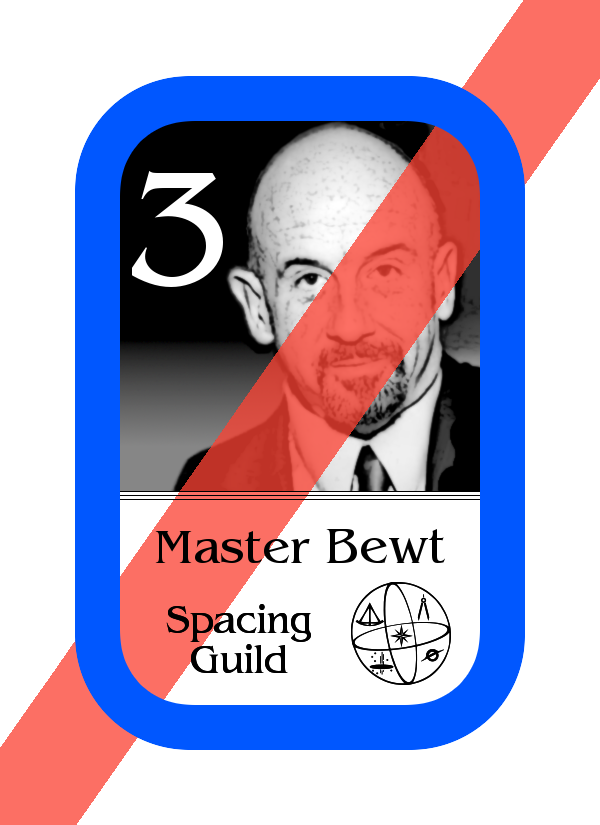
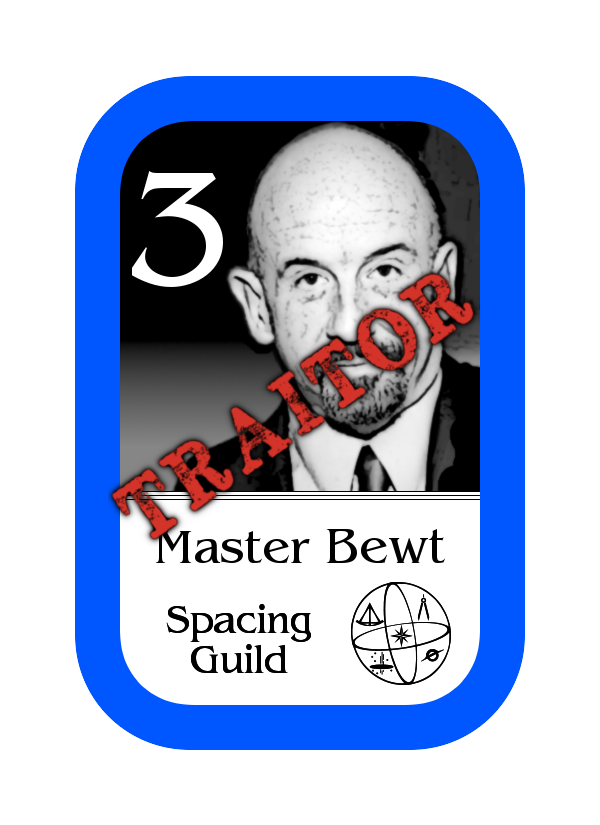
Layered file, before and after one edit (600x825). Changes by layer:
added group "traitor group copy" with 3 layers above "new Spacing Guild" over [108, 262, 482, 551]
added layer "TRAITOR rotated" in group "traitor group copy" over [111, 272, 475, 541]
added layer "TRAITOR rotated, shadow #1" in group "traitor group copy" over [108, 262, 482, 551]
hid "red sash" over [0, 0, 600, 825]
